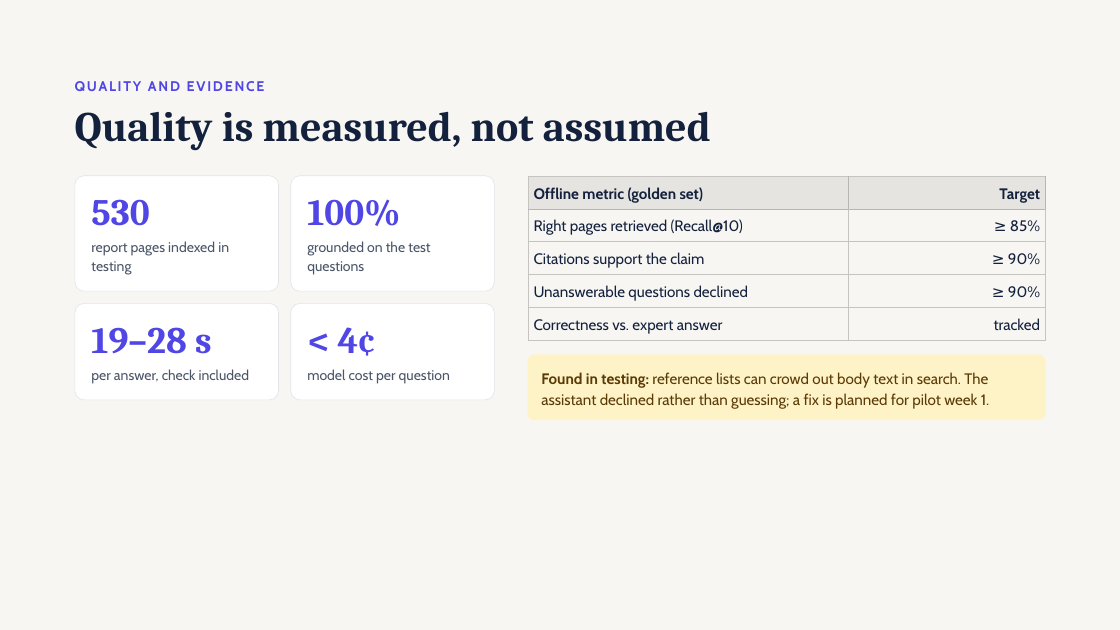
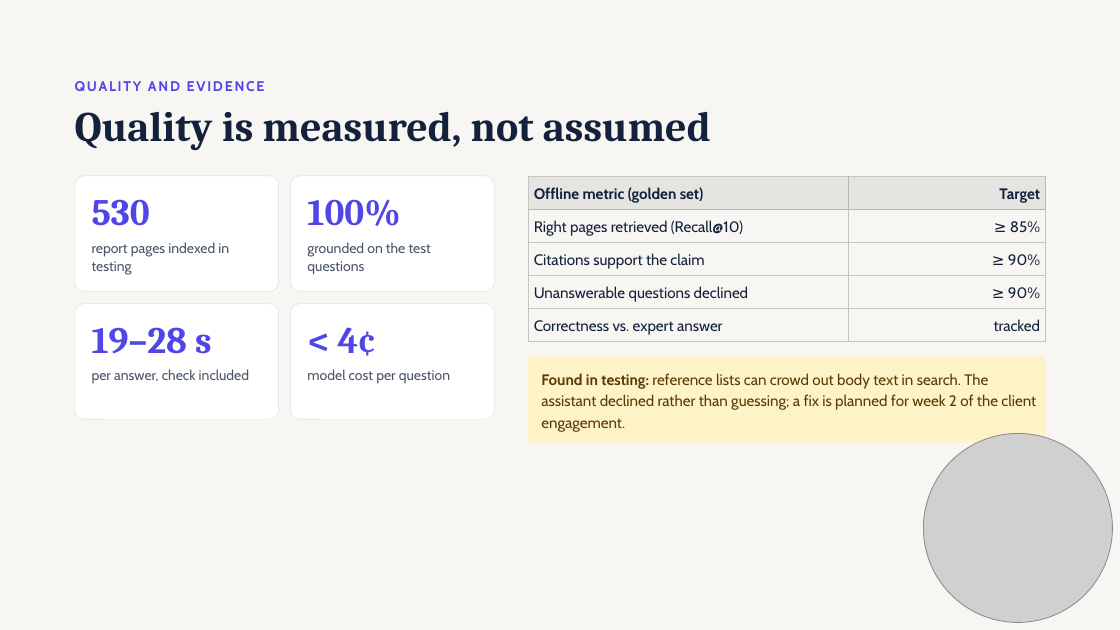
Before and after one commit to FaizHalek/Hack_GuiXiong2, a slide deck: slide 7 of docs/proposal/AI Research Intelligence Assistant.pptx. Drawn at 1120x630 pixels with LibreOffice and Linux fonts; fonts in the diff are those of the drawing; grey boxes stand for pictures. Boxes give left, top, right and bottom in pixels: in the first picture for what was removed or moved away, otherwise in the second. Text is boxed around its words. In the diff, an @@ line names an element or a change of style, - is before the commit and + after.

```diff
--- a/docs/proposal/AI Research Intelligence Assistant.pptx
+++ b/docs/proposal/AI Research Intelligence Assistant.pptx
@@ rounded rectangle: place and size @@
-rounded rectangle at [75, 303, 278, 400]
+rounded rectangle at [75, 303, 278, 419]
@@ proportions changed in 3 elements at [528, 355, 1046, 443], [75, 303, 278, 419], [291, 303, 494, 419] @@
@@ rounded rectangle: place and size @@
-rounded rectangle at [291, 303, 494, 400]
+rounded rectangle at [291, 303, 494, 419]
@@ rounded rectangle "Found in testing: reference lists ...": place and size @@
-rounded rectangle "Found in testing: reference lists ..." at [528, 355, 1046, 420]
+rounded rectangle "Found in testing: reference lists ..." at [528, 355, 1046, 443]
@@ text in rounded rectangle at [541, 373, 1036, 431]: text changed @@
-Found in testing: reference lists can crowd out body text in search. The assistant declined rather than guessing; a fix is planned for pilot week 1.
+Found in testing: reference lists can crowd out body text in search. The assistant declined rather than guessing; a fix is planned for week 2 of the client engagement.
@@ picture added at [923, 434, 1112, 623] @@
```
Also in this commit, not shown: 7 other slides changed, 1 other file.
